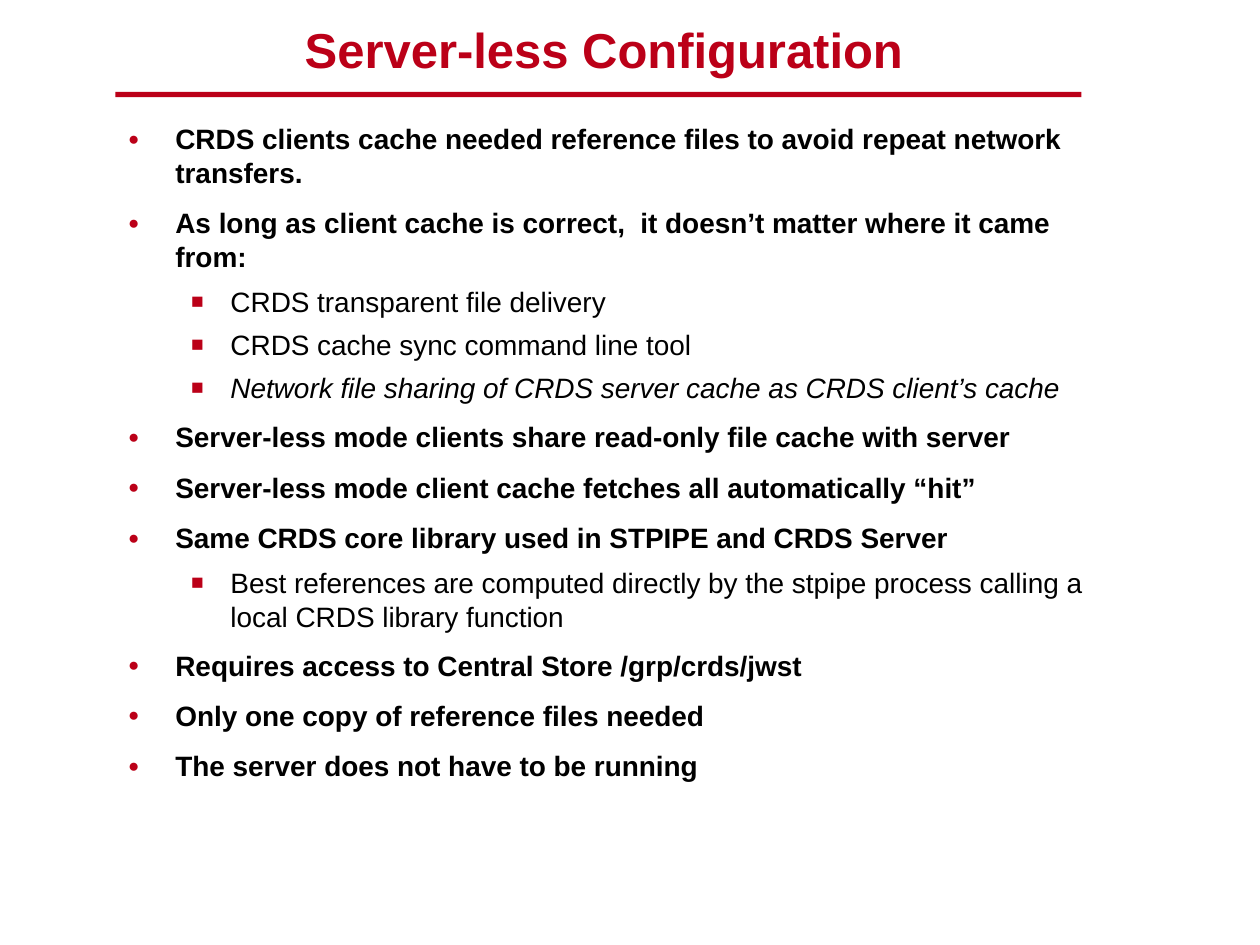
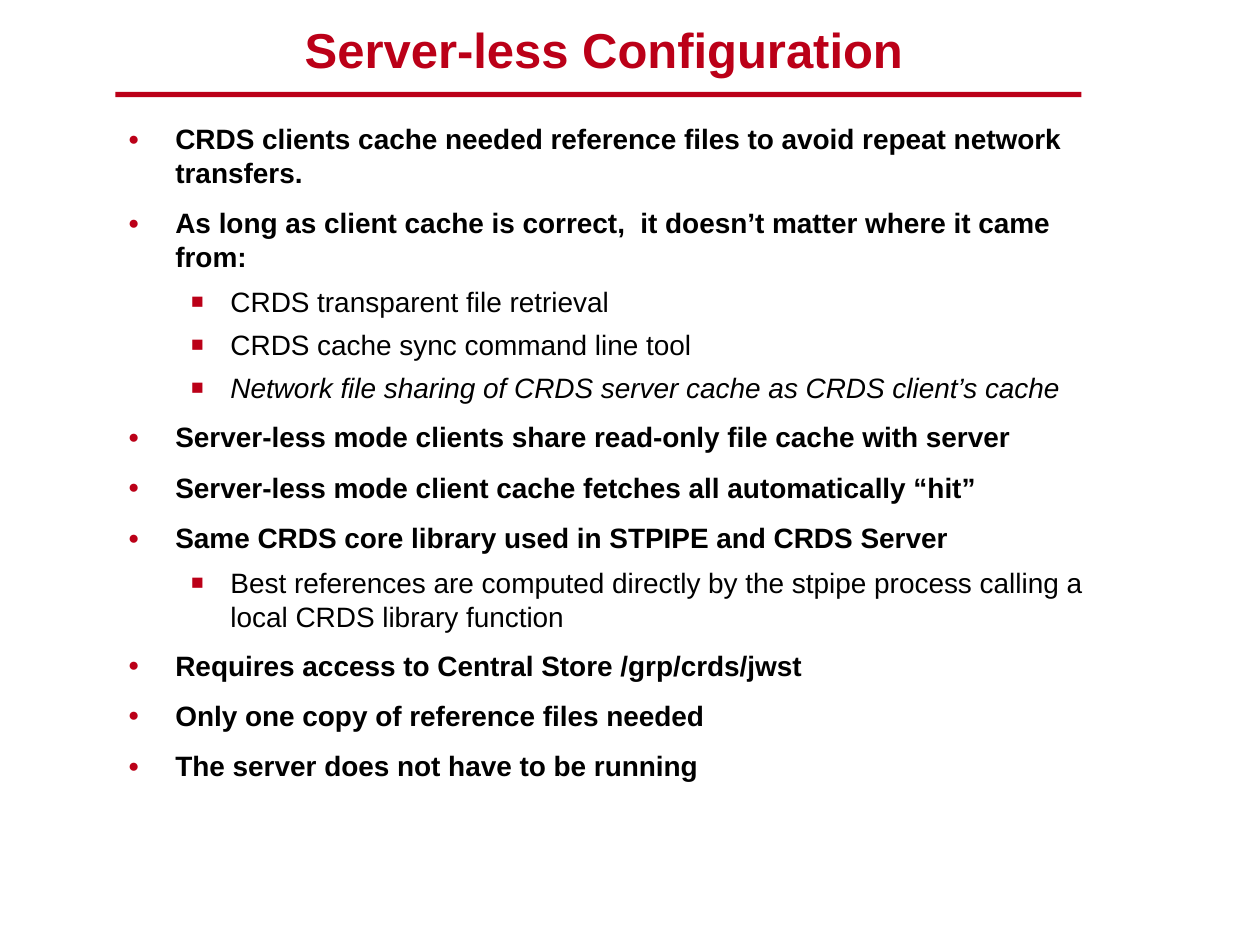
Before and after one commit to spacetelescope/crds, a slide deck: slide 21 of docs/DMS_SDR2_09_CRDS_final.pptx (slide 22 before the commit). Drawn at 1260x945 pixels with LibreOffice and Linux fonts; fonts in the diff are those of the drawing; background and template pictures are left out. Boxes give left, top, right and bottom in pixels: in the first picture for what was removed or moved away, otherwise in the second. Text is boxed around its words. In the diff, an @@ line names an element or a change of style, - is before the commit and + after.

```diff
--- a/docs/DMS_SDR2_09_CRDS_final.pptx
+++ b/docs/DMS_SDR2_09_CRDS_final.pptx
@@ text at bbox=[230, 291, 609, 317]: text changed @@
-  ■ CRDS transparent file delivery
+  ■ CRDS transparent file retrieval
```
Also in this commit, not shown: 6 other slides changed, 1 slide removed, 2 other files.
